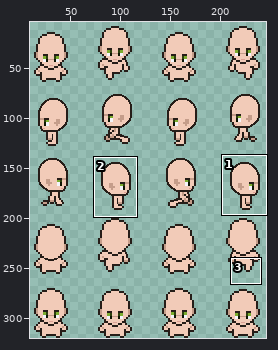
File history of a sprite sheet, public/assets/sp15.png. The picture above shows the old version from afar; the outline marks the close-up.
Close-up. Before the edit:
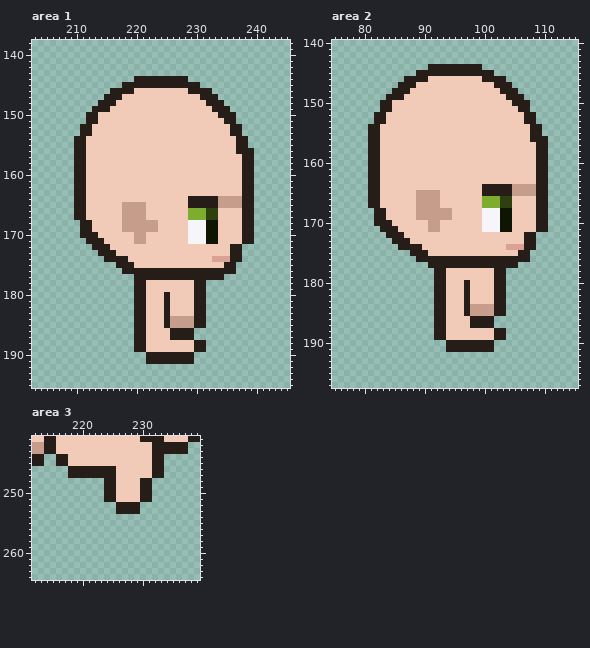
The file is 256x320 pixels. Shown: area 1: x 203..245, y 138..195; area 2: x 75..115, y 140..197; area 3: x 212..239, y 241..264. The wide view leaves out empty margins. The commit also changed other parts of the picture, which this record leaves out.
Now the later version:
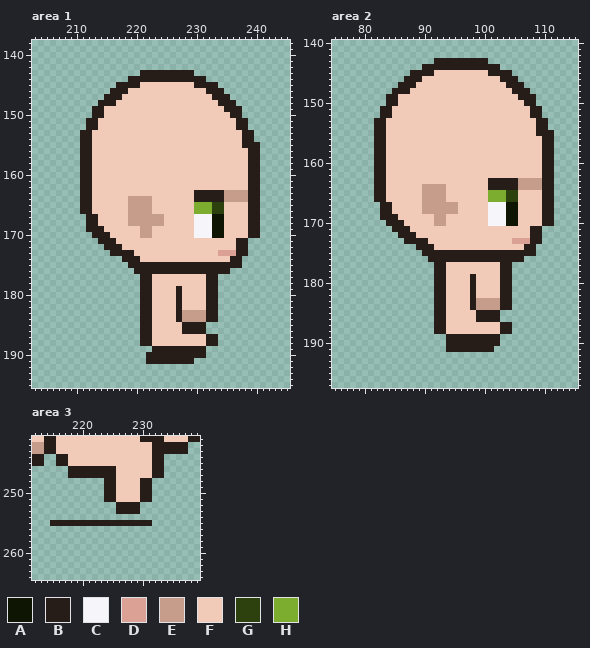
Palette (. is transparent): A #0e1503  B #261d18  C #f5f5fa  D #dba195  E #c59d8a  F #f2cbb8  G #2d410e  H #7cad2f
Change:
Changed rows in their new state; - is an unchanged pixel.
Area 1:
first column x 210:
143 -----------BBBBBBBBB-----------
144 ---------B---------BBB---------
145 -------B---FFFFFFFFF-BBB-------
146 ---------F---------FFF-BB------
147 ---------------------FF-BB-----
148 ----------------------FF-BB----
149 -----F-----------------FF-BB---
150 --.-B-------------------FF-B---
151 -------------------------FFBB--
152 -.-B----------------------F-B--
153 --------------------------FFBB-
154 .-B------------------------F-B-
155 .-B------------------------F-BB
156 .-B------------------------FF-B
157 .-B-------------------------F-B
158 .-B-------------------------F-B
159 .-B-------------------------F-B
160 .-B-------------------------F-B
161 .-B-------------------------F-B
162 .-B-------------------------F-B
163 .-B-----------------BBBBBEEEE-B
164 .-B------EEEE------F----B---E-B
165 .-B-----F---E------FHHHGGFFFF-B
166 .-B-----F---E------F--H-G---F-B
167 ..BB----F---EEE----FCCCAA---F-B
168 -.-B----F-----E----F--C-A---F-B
169 -.-BB---FFF--F-----F--C-A---F-B
170 -..-BB----F-E------F--C-A---F-B
171 --..-BB---FF-------FFFFF---B-.-
172 ---..-BB------------------F-B--
173 ----..-BBB--------------DDD-B--
174 -----...-BB------------FFF-----
175 -------..-BBBBBBBBBBBBBBB--B---
176 --------..----------------.----
177 ----------.--FFFFFFFFF--.------
178 ----------.-B-------FFBB-------
179 ----------.-B----B--FFBB-------
180 ----------.-B--F-B--FFBB-------
181 ----------.-B--F-B--FFBB-------
182 ----------.-B--F-B--FFBB-------
183 ----------.-B--F-BEEEEBB-------
184 ----------.-B--FFB--EEBB-------
185 ----------.-B--FFFBB-----------
186 ----------.-B---FF--BB---------
187 ----------.-B---FFFFFFBB-------
188 ----------.-B-------FFBB-------
189 ----------...BBBBBBB-----------
190 --------------------BB---------
Area 2:
first column x 81:
143 -----------BBBBBBBBB-----------
144 ---------B---------BBB---------
145 -------B---FFFFFFFFF-BBB-------
146 ---------F---------FFF-BB------
147 ---------------------FF-BB-----
148 ----------------------FF-BB----
149 -----F-----------------FF-BB---
150 --.-B-------------------FF-B---
151 -------------------------FFBB--
152 -.-B----------------------F-B--
153 --------------------------FFBB-
154 .-B------------------------F-B-
155 .-B------------------------F-BB
156 .-B------------------------FF-B
157 .-B-------------------------F-B
158 .-B-------------------------F-B
159 .-B-------------------------F-B
160 .-B-------------------------F-B
161 .-B-------------------------F-B
162 .-B-------------------------F-B
163 .-B-----------------BBBBBEEEE-B
164 .-B------EEEE------F----B---E-B
165 .-B-----F---E------FHHHGGFFFF-B
166 .-B-----F---E------F--H-G---F-B
167 ..BB----F---EEE----FCCCAA---F-B
168 -.-B----F-----E----F--C-A---F-B
169 -.-BB---FFF--F-----F--C-A---F-B
170 -..-BB----F-E------F--C-A---F-B
171 --..-BB---FF-------FFFFF---B-.-
172 ---..-BB------------------F-B--
173 ----..-BBB--------------DDD-B--
174 -----...-BB------------FFF-----
175 -------..-BBBBBBBBBBBBBBB--B---
176 --------..----------------.----
177 ----------.--FFFFFFFFF--.------
178 ---------------------F-B-------
179 -----------------B---F-B-------
180 ----------------FB---F-B-------
181 ----------------FB---F-B-------
182 ----------------FB---F-B-------
183 ----------------FBEEEE-B-------
184 ----------------FB---E-B-------
185 ----------------FFBBB-.--------
186 -----------------F---B---------
187 -----------------FFFFFBB-------
188 ---------------------F-B-------
189 -----------..BBBBBBBB-.--------
190 ---------------------B---------
Area 3:
first column x 215:
255 BBBBBBBBBBBBBBBBB
Where, in picture pixels (left, top, right, bottom), the same in both close-ups:
changed: (74, 70, 260, 358)
changed: (368, 58, 554, 346)
added: (50, 520, 152, 526)
